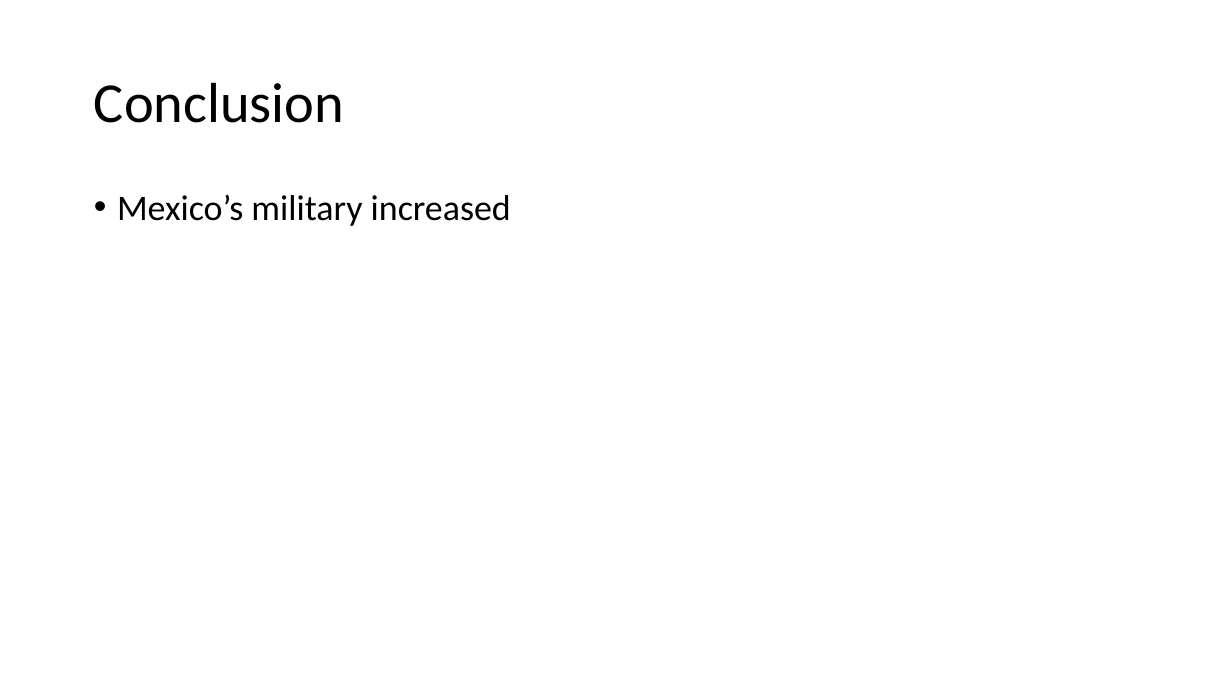
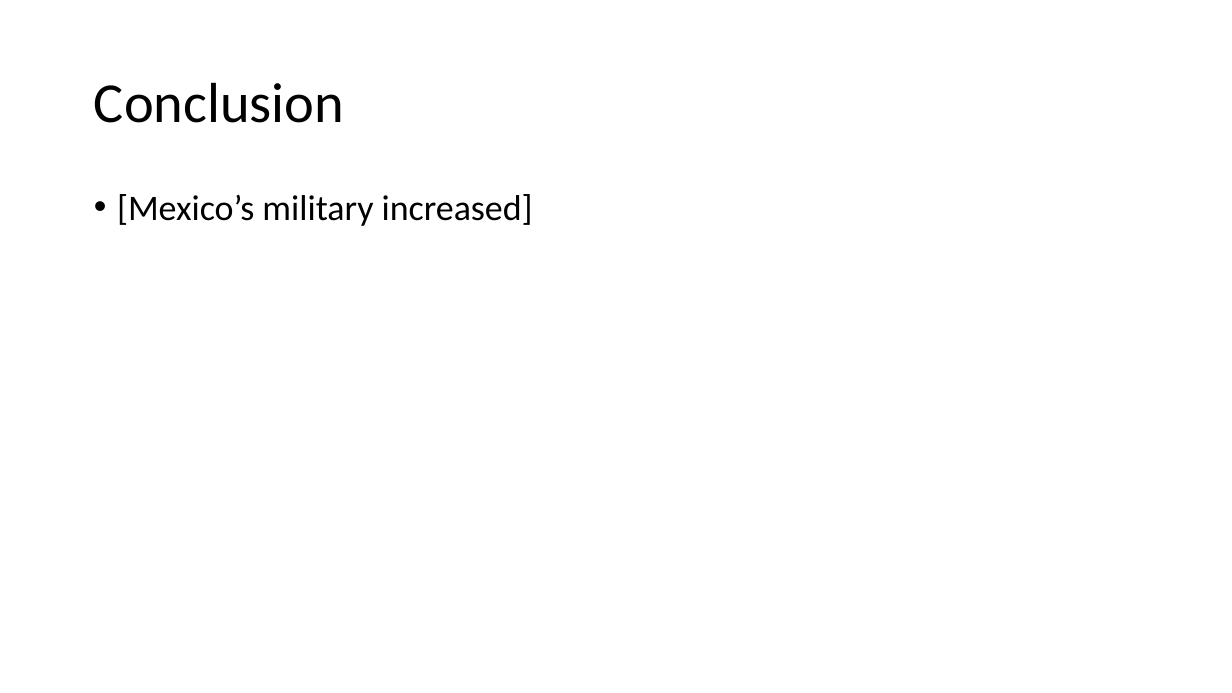
Before and after one commit to xazip/ds202_Final_Project, a slide deck: slide 19 of DS 202 Final Presentation.pptx (slide 16 before the commit). Drawn at 1232x693 pixels with LibreOffice and Linux fonts; fonts in the diff are those of the drawing. Boxes give left, top, right and bottom in pixels: in the first picture for what was removed or moved away, otherwise in the second. Text is boxed around its words. In the diff, an @@ line names an element or a change of style, - is before the commit and + after.

```diff
--- a/DS 202 Final Presentation.pptx
+++ b/DS 202 Final Presentation.pptx
@@ text at <box>117,194,533,226</box>: text changed @@
-• Mexico’s military increased
+• [Mexico’s military increased]
```
Also in this commit, not shown: 11 other slides changed, 3 slides added.
